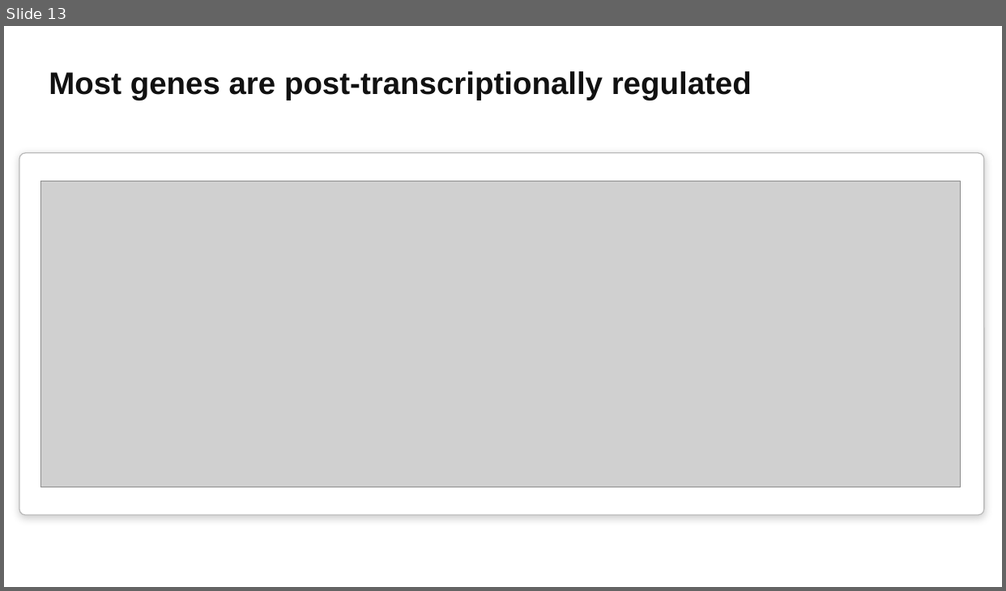
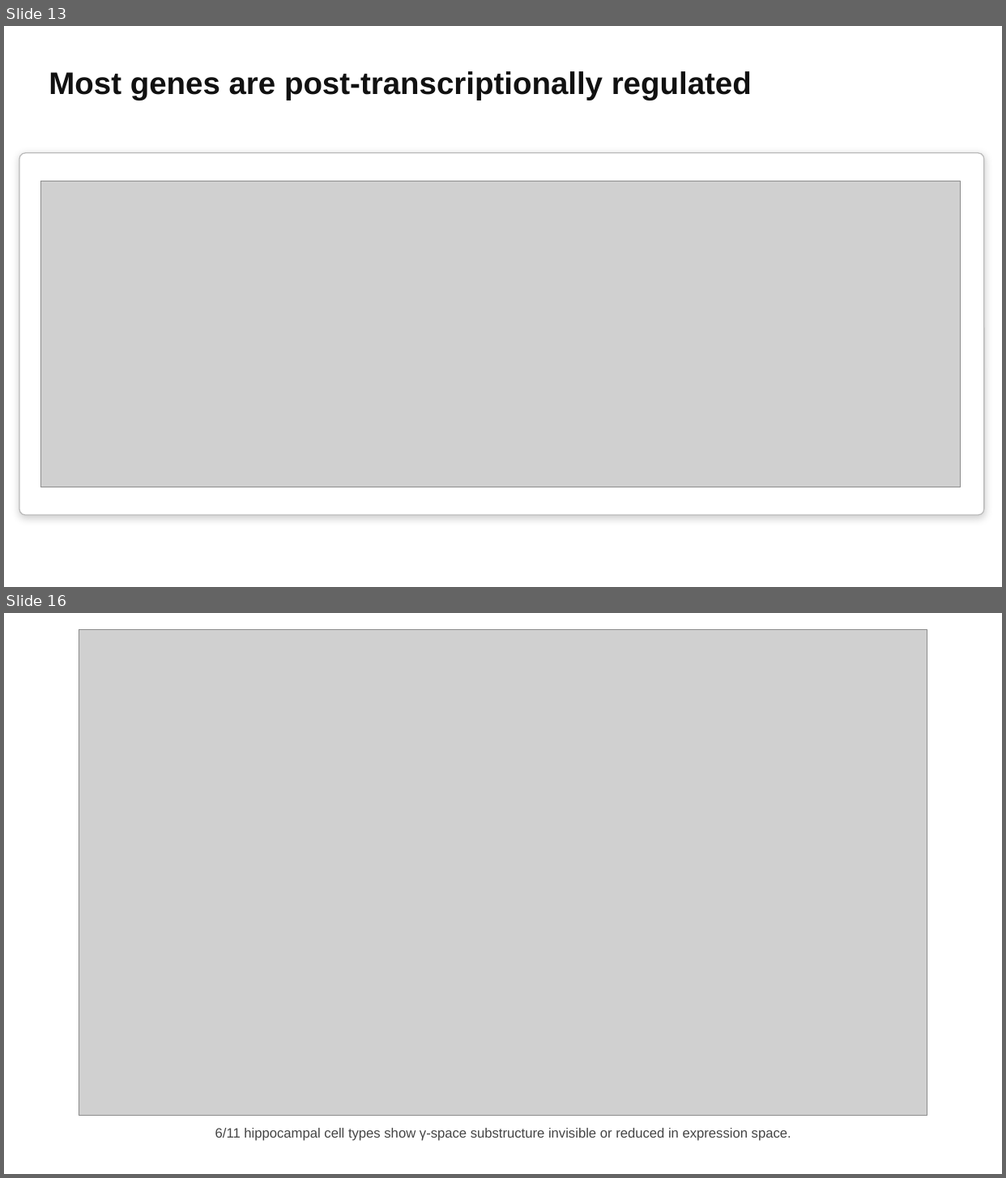
Before and after one commit to bryanc5864/scPTR, a slide deck: presentations/scPTR talk.pptx. Shown one above the other, each under a label of ours: slide 13 before the commit, slides 13 and 16 after it; the slides between them are not shown. The pictures are 1006x591 and 1006x1178 pixels, drawn with LibreOffice and Linux fonts; fonts in the diff are those of the drawing; grey boxes stand for pictures. Boxes give left, top, right and bottom in pixels: in the first picture for what was removed or moved away, otherwise in the second. Text is boxed around its words. In the diff, an @@ line names an element or a change of style, - is before the commit and + after.

```diff
--- a/presentations/scPTR talk.pptx
+++ b/presentations/scPTR talk.pptx
@@ slide 16 added at (x1=4, y1=613, x2=1002, y2=1174), background #FFFFFF @@
@@ picture added at (x1=79, y1=630, x2=927, y2=1116) @@
@@ text added at (x1=215, y1=1128, x2=791, y2=1141), 13 pt, text #444444 @@
+6/11 hippocampal cell types show γ-space substructure invisible or reduced in expression space.
```
Also in this commit, not shown: 3 slides changed, 7 other slides added, 2 other files.
